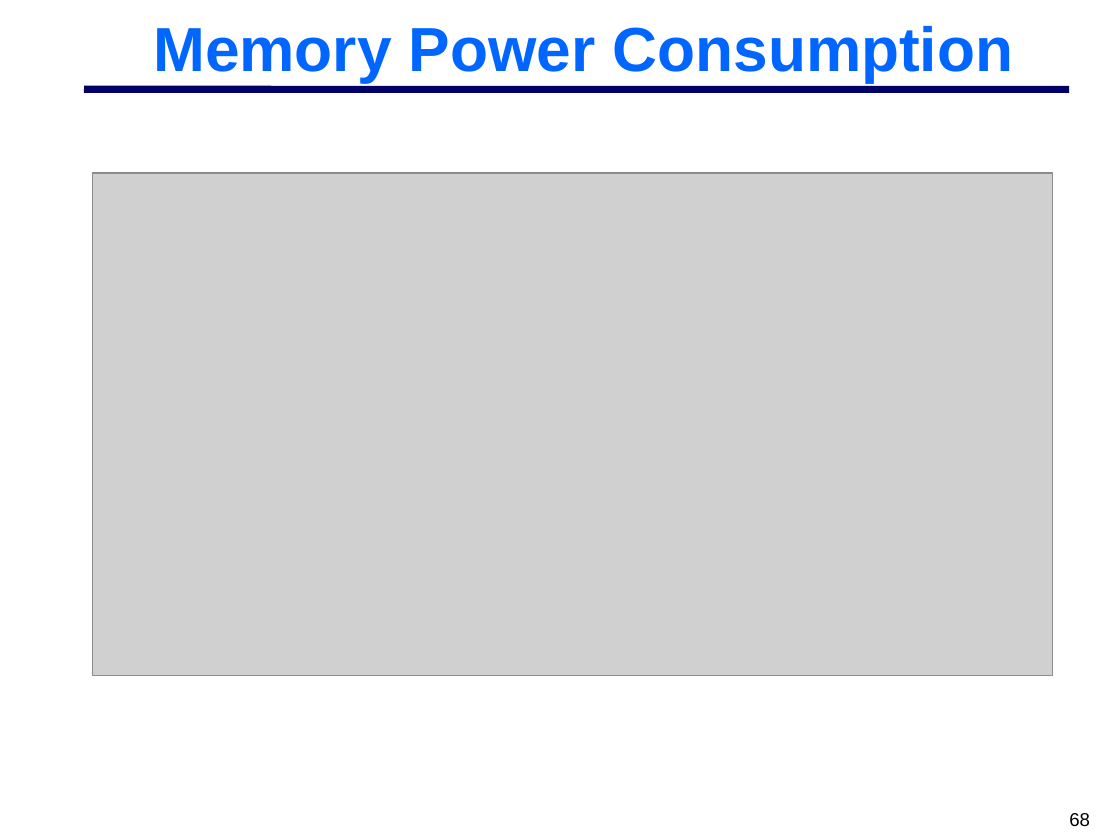
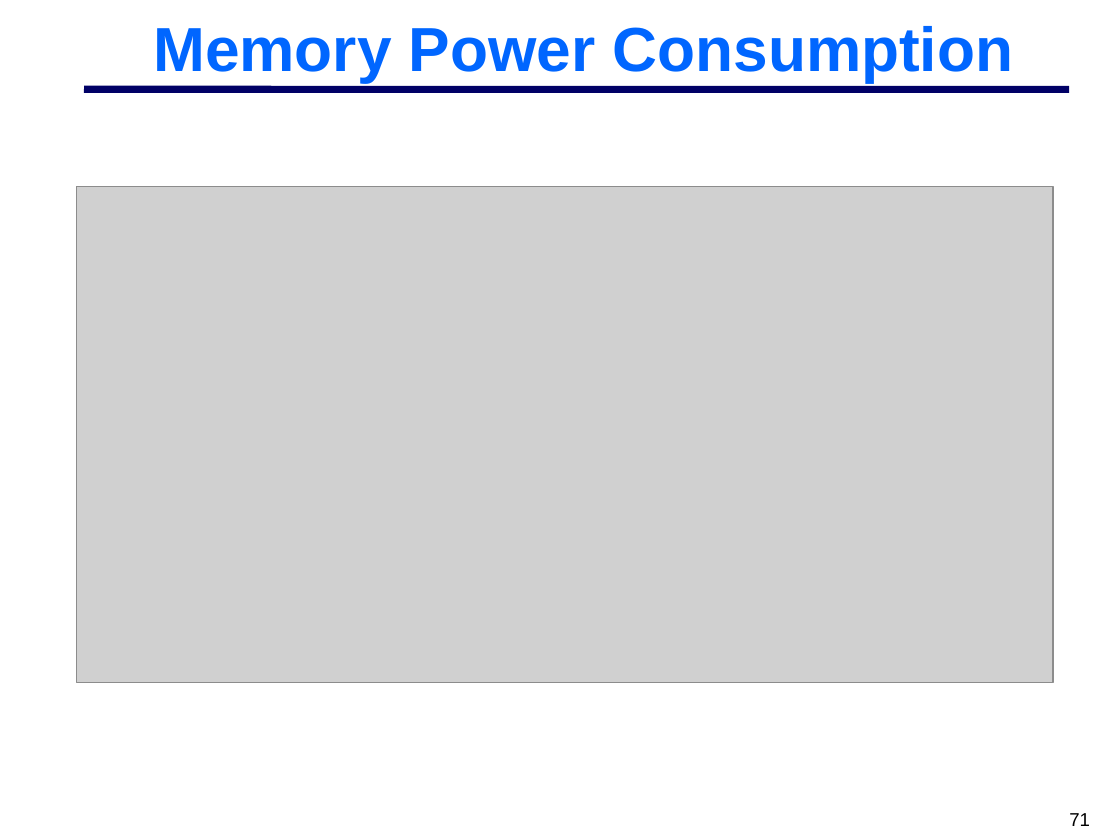
Before and after one commit to MHayden18/Architecture, a slide deck: slide 71 of Powerpoints/CSCE 692 02 Cache-Chap2-B.pptx (slide 68 before the commit). Drawn at 1120x840 pixels with LibreOffice and Linux fonts; fonts in the diff are those of the drawing; grey boxes stand for pictures; background and template pictures are left out. Boxes give left, top, right and bottom in pixels: in the first picture for what was removed or moved away, otherwise in the second. Text is boxed around its words. In the diff, an @@ line names an element or a change of style, - is before the commit and + after.

```diff
--- a/Powerpoints/CSCE 692 02 Cache-Chap2-B.pptx
+++ b/Powerpoints/CSCE 692 02 Cache-Chap2-B.pptx
@@ picture: place and size @@
-picture at (93, 174, 1053, 676)
+picture at (76, 186, 1053, 682)
@@ page number at (1069, 813, 1090, 826): text changed @@
-68
+71
```
Also in this commit, not shown: 8 other slides changed, 4 slides added, 2 slides removed, 1 other file.
